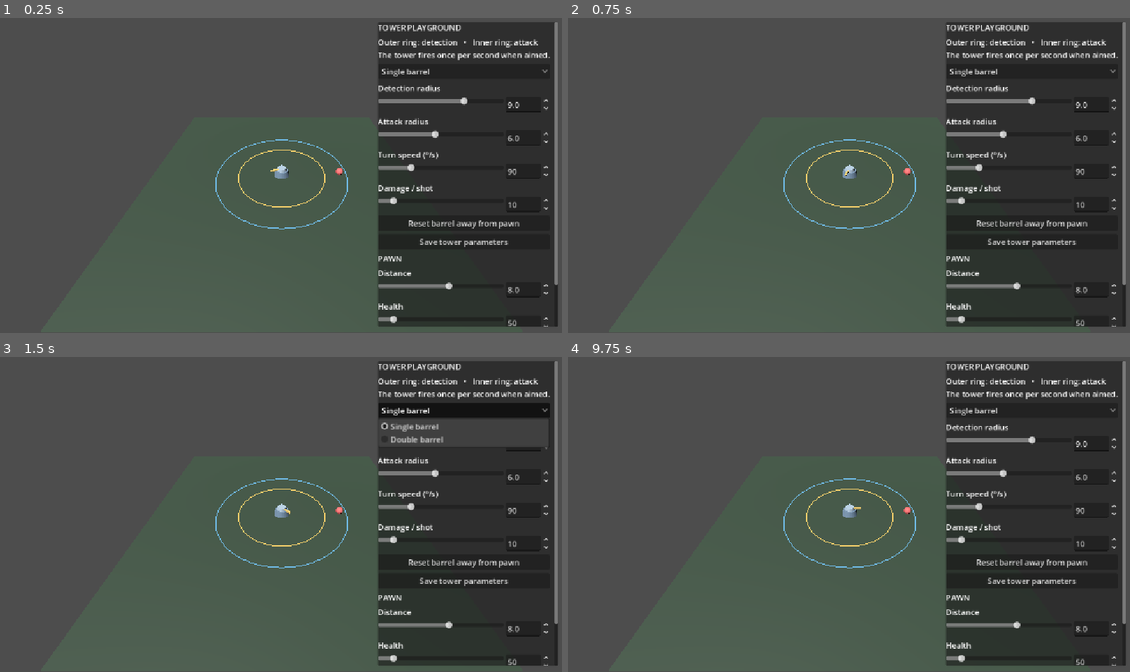
Above: before the commit, frames 1-4 (two rows, left to right).
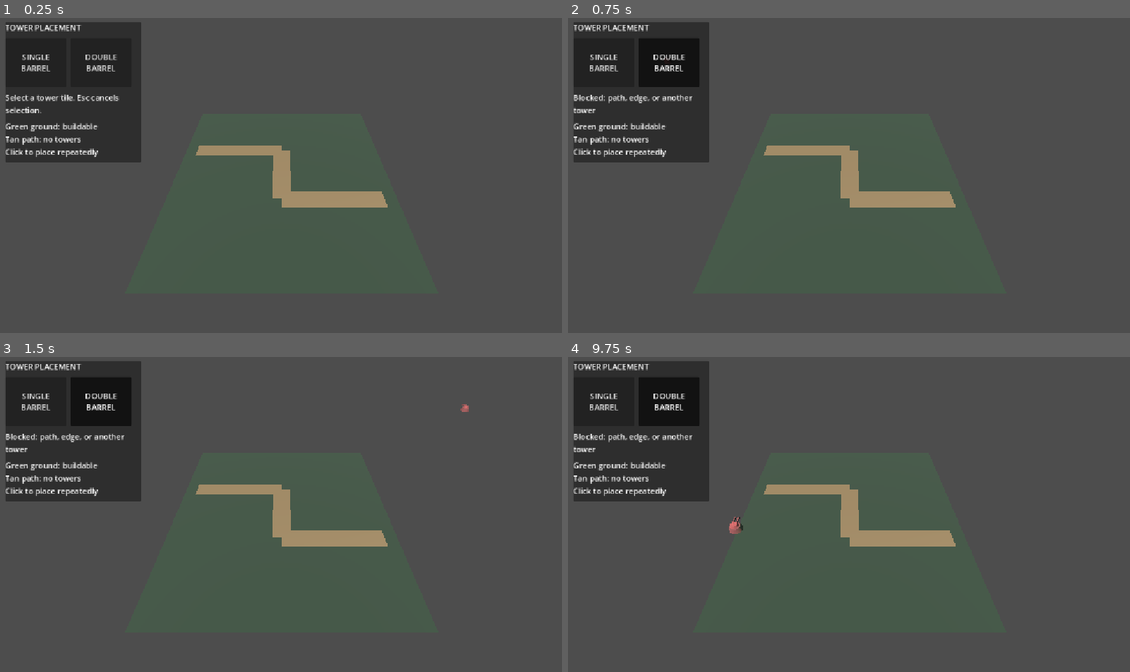
Above: after the commit, the same moments.

Repository: FerdivdKamp/garden_trauma
Game: Godot game, scene res://scenes/tower_placement.tscn
Same seed, same stepped clock (60 frames per second), same inputs: the game is played once before the commit and once after it. Before the commit the project starts from res://scenes/tower_demo.tscn.
Inputs (mouse positions are in pixels of both pictures, inside the frame that each line leads up to):
- Up to frame 1 (0.25 s): no input
- Up to frame 2 (0.75 s): click (669, 62) at 0.5 s, where only the run after the commit has a clickable "DOUBLE BARREL"
- Up to frame 3 (1.5 s): click (466, 410) at 1.25 s, where only the run before the commit has a clickable "Single barrel"
- Up to frame 4 (9.75 s): click (1034, 410) at 2 s, where only the run before the commit has a clickable "Single barrel"; click (601, 401) at 2.75 s, where only the run after the commit has a clickable "SINGLE BARREL"; click (601, 401) at 3.5 s, where only the run after the commit has a clickable "SINGLE BARREL"; click (669, 401) at 4.25 s, where only the run after the commit has a clickable "DOUBLE BARREL"; click (1034, 410) at 5 s, where only the run before the commit has a clickable "Single barrel"; click (601, 401) at 5.75 s, where only the run after the commit has a clickable "SINGLE BARREL"; click (669, 401) at 6.5 s, where only the run after the commit has a clickable "DOUBLE BARREL"; click (1034, 561) at 7.25 s, where only the run before the commit has a clickable "Reset barrel away from pawn"; click (1034, 580) at 8 s, where only the run before the commit has a clickable "Save tower parameters"; move the mouse to (972, 498) at 8.77 s; click (972, 498) at 8.92 s; move the mouse to (736, 530) at 9.52 s; click (736, 530) at 9.67 s

The runs differ from the first frame. In frame 1, 42% of the frame differs, in the area x 1-100%, y 1-98%; in frame 2, 42%; in frame 3, 40%; in frame 4, 42%.

Commit message:
task 2 applied

Diff:
--- a/project.godot
+++ b/project.godot
@@ -11,7 +11,7 @@
 [application]
 
 config/name="garden-trauma"
-run/main_scene="res://scenes/tower_demo.tscn"
+run/main_scene="res://scenes/tower_placement.tscn"
 config/features=PackedStringArray("4.7", "Mobile")
 config/icon="res://icon.svg"
 
--- /dev/null
+++ b/scenes/placement_path.tscn
@@ -0,0 +1,16 @@
+[gd_scene load_steps=3 format=3]
+
+[ext_resource type="Script" path="res://scripts/placement_path.gd" id="1_path"]
+
+[sub_resource type="Curve3D" id="Curve3D_route"]
+_data = {
+"points": PackedVector3Array(0, 0, 0, 0, 0, 0, -16, 0, -6, 0, 0, 0, 0, 0, 0, 0, 0, -6, 0, 0, 0, 0, 0, 0, 0, 0, 5, 0, 0, 0, 0, 0, 0, 16, 0, 5),
+"tilts": PackedFloat32Array(0, 0, 0, 0)
+}
+point_count = 4
+
+[node name="PlacementPath" type="Path3D"]
+curve = SubResource("Curve3D_route")
+script = ExtResource("1_path")
+
+[node name="Surface" type="MeshInstance3D" parent="."]
--- a/scenes/tower_demo.tscn
+++ b/scenes/tower_demo.tscn
@@ -1,14 +1,12 @@
-[gd_scene load_steps=2 format=3]
+[gd_scene load_steps=3 format=3]
 
 [ext_resource type="Script" path="res://scripts/tower_demo.gd" id="1_demo"]
+[ext_resource type="PackedScene" path="res://scenes/tower_visual.tscn" id="2_tower"]
 
 [node name="TowerDemo" type="Node3D"]
 script = ExtResource("1_demo")
 
-[node name="Tower" type="Node3D" parent="."]
-
-[node name="TurretPivot" type="Node3D" parent="Tower"]
-position = Vector3(0, 0.9, 0)
+[node name="Tower" parent="." instance=ExtResource("2_tower")]
 
 [node name="Pawn" type="Node3D" parent="."]
 
--- /dev/null
+++ b/scenes/tower_placement.tscn
@@ -0,0 +1,31 @@
+[gd_scene load_steps=3 format=3]
+
+[ext_resource type="Script" path="res://scripts/tower_placement.gd" id="1_placement"]
+[ext_resource type="PackedScene" path="res://scenes/placement_path.tscn" id="2_path"]
+
+[node name="TowerPlacement" type="Node3D"]
+script = ExtResource("1_placement")
+
+[node name="Ground" type="MeshInstance3D" parent="."]
+
+[node name="PlacementPath" parent="." instance=ExtResource("2_path")]
+
+[node name="PlacedTowers" type="Node3D" parent="."]
+
+[node name="Preview" type="Node3D" parent="."]
+
+[node name="Sun" type="DirectionalLight3D" parent="."]
+rotation_degrees = Vector3(-55, -35, 0)
+light_energy = 1.5
+
+[node name="Camera" type="Camera3D" parent="."]
+position = Vector3(0, 27, 23)
+current = true
+
+[node name="UI" type="CanvasLayer" parent="."]
+
+[node name="Palette" type="PanelContainer" parent="UI"]
+offset_left = 12.0
+offset_top = 12.0
+offset_right = 290.0
+offset_bottom = 300.0
--- /dev/null
+++ b/scenes/tower_visual.tscn
@@ -0,0 +1,9 @@
+[gd_scene load_steps=2 format=3]
+
+[ext_resource type="Script" path="res://scripts/tower_visual.gd" id="1_tower"]
+
+[node name="Tower" type="Node3D"]
+script = ExtResource("1_tower")
+
+[node name="TurretPivot" type="Node3D" parent="."]
+position = Vector3(0, 0.9, 0)
--- /dev/null
+++ b/scripts/placement_path.gd
@@ -0,0 +1,65 @@
+@tool
+extends Path3D
+
+# The curve's points are in this node's local XZ plane. Width includes the
+# whole no-build lane; callers add the tower radius when checking clearance.
+@export_range(1.0, 10.0, 0.1) var path_width := 3.0:
+	set(value):
+		path_width = value
+		if is_node_ready():
+			_rebuild_visual()
+
+@onready var surface: MeshInstance3D = $Surface
+
+
+func _ready() -> void:
+	# Keep the drawn lane in sync when Curve3D points are edited in the Inspector.
+	if curve != null:
+		curve.changed.connect(_rebuild_visual)
+	_rebuild_visual()
+
+
+func blocks_circle(world_center: Vector3, radius: float) -> bool:
+	if curve == null:
+		return false
+	var local_center := to_local(world_center)
+	var center := Vector2(local_center.x, local_center.z)
+	for index in range(curve.point_count - 1):
+		var start := curve.get_point_position(index)
+		var finish := curve.get_point_position(index + 1)
+		var a := Vector2(start.x, start.z)
+		var b := Vector2(finish.x, finish.z)
+		var segment := b - a
+		var t := 0.0
+		if segment.length_squared() > 0.0001:
+			t = clampf((center - a).dot(segment) / segment.length_squared(), 0.0, 1.0)
+		if center.distance_to(a + segment * t) < path_width * 0.5 + radius:
+			return true
+	return false
+
+
+func _rebuild_visual() -> void:
+	if curve == null or curve.point_count < 2:
+		surface.mesh = null
+		return
+	var mesh := ImmediateMesh.new()
+	mesh.surface_begin(Mesh.PRIMITIVE_TRIANGLES)
+	for index in range(curve.point_count - 1):
+		var a := curve.get_point_position(index)
+		var b := curve.get_point_position(index + 1)
+		var flat_segment := Vector2(b.x - a.x, b.z - a.z)
+		if flat_segment.length_squared() < 0.0001:
+			continue
+		var direction := flat_segment.normalized()
+		var side := Vector3(-direction.y, 0.0, direction.x) * path_width * 0.5
+		a.y = 0.025
+		b.y = 0.025
+		for vertex in [a - side, b - side, b + side, a - side, b + side, a + side]:
+			mesh.surface_add_vertex(vertex)
+	mesh.surface_end()
+	surface.mesh = mesh
+	var material := StandardMaterial3D.new()
+	material.albedo_color = Color("b59b71")
+	material.roughness = 1.0
+	material.cull_mode = BaseMaterial3D.CULL_DISABLED
+	surface.material_override = material
--- a/scripts/tower_demo.gd
+++ b/scripts/tower_demo.gd
@@ -61,36 +61,6 @@
 	ground_mesh.size = Vector2(36.0, 36.0)
 	$Ground.mesh = ground_mesh
 	$Ground.material_override = _material(Color("384b3b"))
-
-	var base_mesh := CylinderMesh.new()
-	base_mesh.top_radius = 0.85
-	base_mesh.bottom_radius = 1.05
-	base_mesh.height = 0.8
-	var base := _mesh_instance(base_mesh, Color("718aa2"))
-	base.position.y = 0.4
-	$Tower.add_child(base)
-	_build_turret()
-
-
-func _build_turret() -> void:
-	for child in turret_pivot.get_children():
-		child.queue_free()
-	var cap_mesh := CylinderMesh.new()
-	cap_mesh.top_radius = 0.55
-	cap_mesh.bottom_radius = 0.65
-	cap_mesh.height = 0.38
-	var cap := _mesh_instance(cap_mesh, Color("a9bed0"))
-	cap.position.y = 0.14
-	turret_pivot.add_child(cap)
-
-	var offsets := [0.0] if tower_type == 0 else [-0.29, 0.29]
-	for offset in offsets:
-		var barrel_mesh := BoxMesh.new()
-		barrel_mesh.size = Vector3(0.22, 0.22, 1.45)
-		var barrel := _mesh_instance(barrel_mesh, Color("e5c46b"))
-		barrel.position = Vector3(offset, 0.17, -0.85)
-		turret_pivot.add_child(barrel)
-
 
 func _build_pawn() -> void:
 	var sphere := SphereMesh.new()
@@ -261,7 +231,7 @@
 
 func _on_tower_selected(index: int) -> void:
 	tower_type = index
-	_build_turret()
+	$Tower.set_tower_type(index)
 	_load_tower()
 	_reset_aim()
 	_refresh_visuals()
--- /dev/null
+++ b/scripts/tower_placement.gd
@@ -0,0 +1,129 @@
+extends Node3D
+
+const TOWER_SCENE: PackedScene = preload("res://scenes/tower_visual.tscn")
+const GROUND_HALF_SIZE := 18.0
+const TOWER_RADIUS := 1.05
+
+@onready var camera: Camera3D = $Camera
+@onready var path: Path3D = $PlacementPath
+@onready var placed_towers: Node3D = $PlacedTowers
+@onready var preview_holder: Node3D = $Preview
+@onready var palette: PanelContainer = $UI/Palette
+
+var selected_type := -1
+var preview: Node3D
+var has_ground_point := false
+var ground_point := Vector3.ZERO
+var status: Label
+var tower_buttons: Array[Button] = []
+
+
+func _ready() -> void:
+	camera.look_at(Vector3.ZERO, Vector3.UP)
+	var ground_mesh := PlaneMesh.new()
+	ground_mesh.size = Vector2.ONE * GROUND_HALF_SIZE * 2.0
+	$Ground.mesh = ground_mesh
+	var ground_material := StandardMaterial3D.new()
+	ground_material.albedo_color = Color("384b3b")
+	$Ground.material_override = ground_material
+	_build_ui()
+
+
+func _process(_delta: float) -> void:
+	if preview == null:
+		return
+	_update_cursor(get_viewport().get_mouse_position())
+	preview.visible = has_ground_point
+	if has_ground_point:
+		preview.position = ground_point
+		preview.set_placement_valid(can_place_at(ground_point))
+		status.text = "Click to place" if can_place_at(ground_point) else "Blocked: path, edge, or another tower"
+	else:
+		status.text = "Move over the ground to place"
+
+
+func _unhandled_input(event: InputEvent) -> void:
+	if event is InputEventKey and event.pressed and event.keycode == KEY_ESCAPE:
+		_select_tower(-1)
+	elif event is InputEventMouseButton and event.button_index == MOUSE_BUTTON_LEFT and event.pressed:
+		_update_cursor(event.position)
+		if preview != null and has_ground_point and can_place_at(ground_point):
+			place_tower(ground_point)
+
+
+func _update_cursor(screen_position: Vector2) -> void:
+	var origin := camera.project_ray_origin(screen_position)
+	var direction := camera.project_ray_normal(screen_position)
+	if absf(direction.y) < 0.0001:
+		has_ground_point = false
+		return
+	var distance := -origin.y / direction.y
+	has_ground_point = distance >= 0.0
+	if has_ground_point:
+		ground_point = origin + direction * distance
+		ground_point.y = 0.0
+
+
+func can_place_at(point: Vector3) -> bool:
+	if absf(point.x) > GROUND_HALF_SIZE - TOWER_RADIUS or absf(point.z) > GROUND_HALF_SIZE - TOWER_RADIUS:
+		return false
+	if path.blocks_circle(point, TOWER_RADIUS):
+		return false
+	for tower in placed_towers.get_children():
+		var delta := Vector2(point.x - tower.position.x, point.z - tower.position.z)
+		if delta.length() < TOWER_RADIUS * 2.0:
+			return false
+	return true
+
+
+func place_tower(point: Vector3) -> void:
+	if selected_type < 0 or not can_place_at(point):
+		return
+	var tower := TOWER_SCENE.instantiate()
+	tower.set_tower_type(selected_type)
+	tower.position = point
+	placed_towers.add_child(tower)
+
+
+func _select_tower(tower_type: int) -> void:
+	selected_type = tower_type
+	if preview != null:
+		preview.queue_free()
+		preview = null
+	for index in tower_buttons.size():
+		tower_buttons[index].button_pressed = index == tower_type
+	if tower_type < 0:
+		status.text = "Select a tower tile. Esc cancels selection."
+		return
+	preview = TOWER_SCENE.instantiate()
+	preview.set_tower_type(tower_type)
+	preview.set_preview(true)
+	preview_holder.add_child(preview)
+	status.text = "Move over the ground to place"
+
+
+func _build_ui() -> void:
+	var column := VBoxContainer.new()
+	column.add_theme_constant_override("separation", 10)
+	palette.add_child(column)
+	var title := Label.new()
+	title.text = "TOWER PLACEMENT"
+	column.add_child(title)
+	var row := HBoxContainer.new()
+	row.add_theme_constant_override("separation", 8)
+	column.add_child(row)
+	for index in 2:
+		var tile := Button.new()
+		tile.text = "SINGLE\nBARREL" if index == 0 else "DOUBLE\nBARREL"
+		tile.custom_minimum_size = Vector2(125, 100)
+		tile.toggle_mode = true
+		tile.pressed.connect(_select_tower.bind(index))
+		row.add_child(tile)
+		tower_buttons.append(tile)
+	status = Label.new()
+	status.text = "Select a tower tile. Esc cancels selection."
+	status.autowrap_mode = TextServer.AUTOWRAP_WORD_SMART
+	column.add_child(status)
+	var help := Label.new()
+	help.text = "Green ground: buildable\nTan path: no towers\nClick to place repeatedly"
+	column.add_child(help)
--- /dev/null
+++ b/scripts/tower_visual.gd
@@ -0,0 +1,88 @@
+extends Node3D
+
+# Shared by the original tower playground and the placement playground.
+const FOOTPRINT_RADIUS := 1.05
+
+@onready var turret_pivot: Node3D = $TurretPivot
+
+var tower_type := 0
+var is_preview := false
+
+
+func _ready() -> void:
+	_build_base()
+	_build_turret()
+
+
+func set_tower_type(value: int) -> void:
+	tower_type = value
+	if is_node_ready():
+		_build_turret()
+
+
+func set_preview(value: bool) -> void:
+	is_preview = value
+	if is_node_ready():
+		_update_materials(true)
+
+
+func set_placement_valid(valid: bool) -> void:
+	if is_preview:
+		_update_materials(valid)
+
+
+func _build_base() -> void:
+	var base_mesh := CylinderMesh.new()
+	base_mesh.top_radius = 0.85
+	base_mesh.bottom_radius = FOOTPRINT_RADIUS
+	base_mesh.height = 0.8
+	var base := _mesh_instance(base_mesh, Color("718aa2"))
+	base.position.y = 0.4
+	add_child(base)
+
+
+func _build_turret() -> void:
+	for child in turret_pivot.get_children():
+		child.queue_free()
+	var cap_mesh := CylinderMesh.new()
+	cap_mesh.top_radius = 0.55
+	cap_mesh.bottom_radius = 0.65
+	cap_mesh.height = 0.38
+	var cap := _mesh_instance(cap_mesh, Color("a9bed0"))
+	cap.position.y = 0.14
+	turret_pivot.add_child(cap)
+
+	var offsets := [0.0] if tower_type == 0 else [-0.29, 0.29]
+	for offset in offsets:
+		var barrel_mesh := BoxMesh.new()
+		barrel_mesh.size = Vector3(0.22, 0.22, 1.45)
+		var barrel := _mesh_instance(barrel_mesh, Color("e5c46b"))
+		barrel.position = Vector3(offset, 0.17, -0.85)
+		turret_pivot.add_child(barrel)
+	_update_materials(true)
+
+
+func _mesh_instance(shape: Mesh, color: Color) -> MeshInstance3D:
+	var instance := MeshInstance3D.new()
+	instance.mesh = shape
+	instance.set_meta("tower_color", color)
+	return instance
+
+
+func _update_materials(valid: bool) -> void:
+	var parts := [get_child(1)]
+	parts.append_array(turret_pivot.get_children())
+	for part in parts:
+		var mesh_part := part as MeshInstance3D
+		if mesh_part == null:
+			continue
+		var color: Color = mesh_part.get_meta("tower_color")
+		if is_preview:
+			color = color.lightened(0.15) if valid else Color("ed6868")
+			color.a = 0.5
+		var material := StandardMaterial3D.new()
+		material.albedo_color = color
+		material.roughness = 0.7
+		if is_preview:
+			material.transparency = BaseMaterial3D.TRANSPARENCY_ALPHA
+		mesh_part.material_override = material
--- /dev/null
+++ b/tests/test_tower_placement.gd
@@ -0,0 +1,47 @@
+extends SceneTree
+
+var failures := 0
+
+
+func _initialize() -> void:
+	_run.call_deferred()
+
+
+func _run() -> void:
+	var scene := load("res://scenes/tower_placement.tscn") as PackedScene
+	var demo := scene.instantiate()
+	root.add_child(demo)
+	await process_frame
+
+	var path := demo.get_node("PlacementPath")
+	_check(path.curve.point_count == 4, "Path has editable curve points")
+	_check(not demo.can_place_at(Vector3(0, 0, -6)), "Path blocks tower placement")
+	_check(demo.can_place_at(Vector3(-8, 0, 8)), "Open ground allows placement")
+	_check(not demo.can_place_at(Vector3(18, 0, 12)), "Tower footprint stays inside ground")
+	path.path_width = 8.0
+	_check(not demo.can_place_at(Vector3(-8, 0, -1)), "Changing width changes blocked area")
+	path.path_width = 3.0
+
+	demo._select_tower(1)
+	_check(demo.preview != null and demo.preview.is_preview, "Selecting a tile creates a preview")
+	var preview_base := demo.preview.get_child(1) as MeshInstance3D
+	_check(preview_base.material_override.albedo_color.a < 1.0, "Preview is translucent")
+	demo.place_tower(Vector3(-8, 0, 8))
+	_check(demo.placed_towers.get_child_count() == 1, "Click places a tower")
+	_check(not demo.can_place_at(Vector3(-7, 0, 8)), "Towers cannot overlap")
+	demo.place_tower(Vector3(-7, 0, 8))
+	_check(demo.placed_towers.get_child_count() == 1, "Invalid placement creates no tower")
+	demo.place_tower(Vector3(8, 0, 8))
+	_check(demo.placed_towers.get_child_count() == 2, "Selection remains active for repeated placement")
+	var second_pivot: Node3D = demo.placed_towers.get_child(1).get_node("TurretPivot")
+	_check(second_pivot.get_child_count() == 3, "Placed double tower uses shared visual")
+
+	if failures == 0:
+		print("Tower placement tests passed")
+	quit(1 if failures > 0 else 0)
+
+
+func _check(condition: bool, message: String) -> void:
+	if not condition:
+		push_error(message)
+		failures += 1
Not shown, added: scripts/placement_path.gd.uid
Not shown, added: scripts/tower_placement.gd.uid
Not shown, added: scripts/tower_visual.gd.uid
Not shown, added: tests/test_tower_placement.gd.uid
Not shown, changed: README.md
Not shown, added: task_02.md
Not shown, added: task_03.md
Not shown, added: task_04.md
Not shown, added: task_05.md
